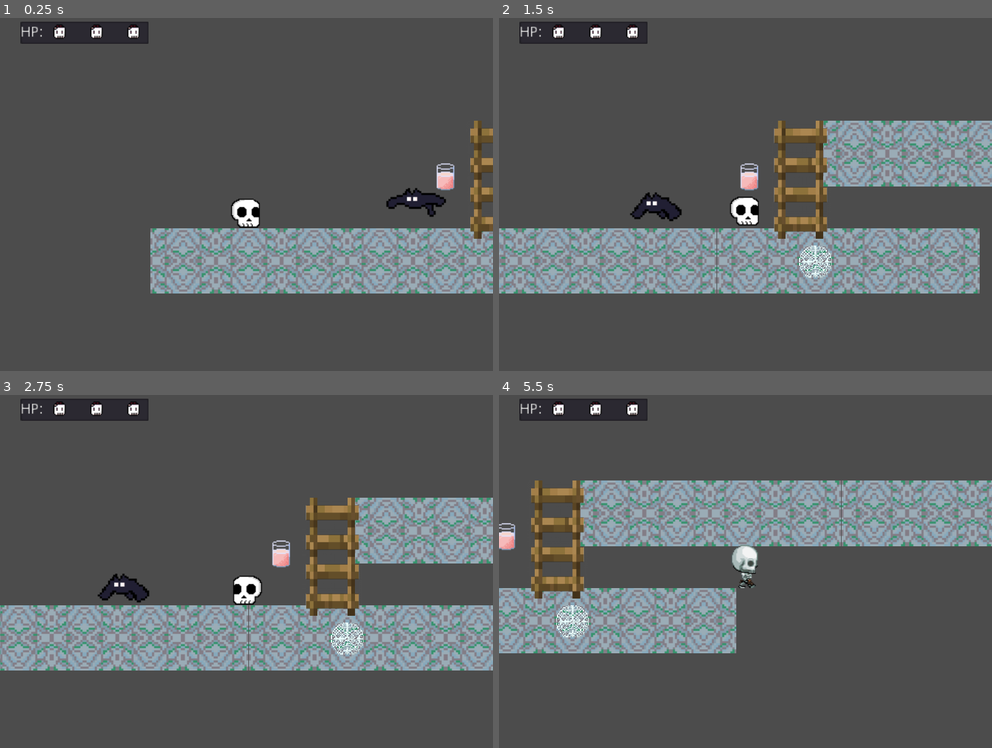
Above: before the commit, frames 1-4 (two rows, left to right).
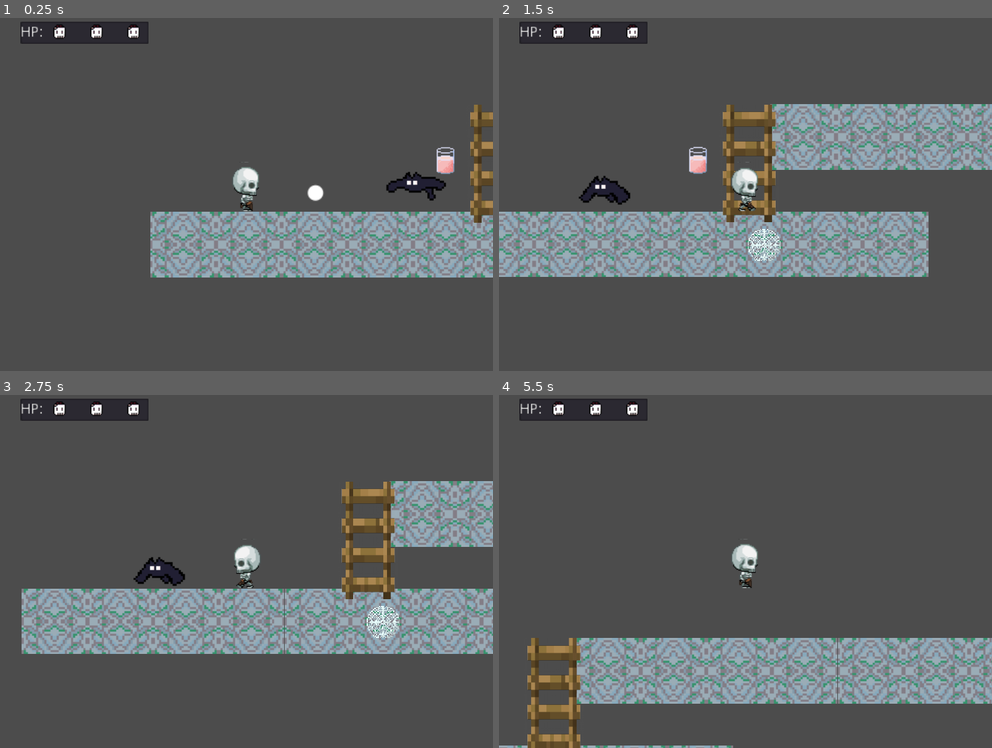
Above: after the commit, the same moments.

Repository: SpookyBois-UTD/Untitled-Skeleton-Game
Game: Godot game, scene res://Scenes/Test.tscn
The game is run twice, just before and just after one commit, with the same random seed, the same clock (stepped at 60 frames per second) and the same inputs.
Inputs:
- Up to frame 1 (0.25 s): no input
- Up to frame 2 (1.5 s): hold Shift (player_run) 0.53-1.28 s; hold D (player_right) from 0.53 s (still down); tap Space (player_jump) at 0.77 s; tap E (player_use) at 1.35 s
- Up to frame 3 (2.75 s): tap Space (player_jump) at 1.52 s; release D (player_right) at 2.03 s; hold A (player_left) from 2.03 s (still down); hold Shift (player_run) from 2.03 s (still down)
- Up to frame 4 (5.5 s): release A (player_left) at 2.78 s; release Shift (player_run) at 2.78 s; hold D (player_right) 2.78-4.28 s; tap E (player_use) at 2.85, 4.35 s; tap Space (player_jump) at 3.02, 3.77, 4.52 s; hold Shift (player_run) 3.53-4.28 s; tap ` (debug_level_up) at 4.15 s; hold A (player_left) 4.28-5.03 s; hold D (player_right) from 5.03 s (still down); hold Shift (player_run) from 5.03 s (still down)

The runs differ from the first frame. In frame 1, 15% of the frame differs, in the area x 30-100%, y 24-79%; in frame 2, 29%; in frame 3, 26%; in frame 4, 43%, in the area x 0-100%, y 24-100%.
Error after the commit: Attempt to call function 'connect' in base 'null instance' on a null instance. (res://Scripts/SkeletonOneArm.gd:32)

Commit message:
Added a bone item and the ability to change skeletons once a bone it acquired.

Diff:
--- /dev/null
+++ b/Scenes/Bone.gd
@@ -0,0 +1,23 @@
+extends Area2D
+
+
+# Declare member variables here. Examples:
+# var a = 2
+# var b = "text"
+signal bone_collected
+
+
+# Called when the node enters the scene tree for the first time.
+func _ready():
+	pass # Replace with function body.
+
+
+# Called every frame. 'delta' is the elapsed time since the previous frame.
+#func _process(delta):
+#	pass
+
+
+func _on_Area2D_body_entered(body):
+	if(body.get_collision_layer_bit(1)):
+		emit_signal("bone_collected")
+		queue_free()
--- /dev/null
+++ b/Scenes/Bone.tscn
@@ -0,0 +1,18 @@
+[gd_scene load_steps=4 format=2]
+
+[ext_resource path="res://Sprites/BonePlaceholder.png" type="Texture" id=1]
+[ext_resource path="res://Scenes/Bone.gd" type="Script" id=2]
+
+[sub_resource type="RectangleShape2D" id=1]
+
+[node name="Bone" type="Area2D"]
+collision_layer = 8
+collision_mask = 2
+script = ExtResource( 2 )
+
+[node name="Sprite" type="Sprite" parent="."]
+texture = ExtResource( 1 )
+
+[node name="CollisionShape2D" type="CollisionShape2D" parent="."]
+shape = SubResource( 1 )
+[connection signal="body_entered" from="." to="." method="_on_Area2D_body_entered"]
--- a/Scenes/Test.tscn
+++ b/Scenes/Test.tscn
@@ -7,6 +7,7 @@
 [ext_resource path="res://Scenes/GUI.tscn" type="PackedScene" id=5]
 [ext_resource path="res://Scenes/Player.tscn" type="PackedScene" id=6]
 [ext_resource path="res://Sprites/Stuff.png" type="Texture" id=7]
+[ext_resource path="res://Scenes/Bone.tscn" type="PackedScene" id=8]
 
 [node name="Test" type="Node2D"]
 position = Vector2( 226.697, 237.488 )
@@ -71,6 +72,7 @@
 
 [node name="Player" parent="." instance=ExtResource( 6 )]
 position = Vector2( -194.255, -64.0665 )
+status = 1
 
 [node name="Sprite2" type="Sprite" parent="."]
 position = Vector2( 64, 0 )
@@ -78,4 +80,7 @@
 region_enabled = true
 region_rect = Rect2( 401, 165, 32, 32 )
 
+[node name="Bone" parent="." instance=ExtResource( 8 )]
+position = Vector2( -126.81, -50.7238 )
+
 [editable path="GUI"]
--- a/Scripts/Player.gd
+++ b/Scripts/Player.gd
@@ -48,9 +48,9 @@
 
 func get_input():
 	if Input.is_action_just_pressed("debug_level_up"):
-		aquire_bone()
+		acquire_bone()
 
-func aquire_bone():
+func acquire_bone():
 	if(status == limbs.HEAD):
 			player_pos = get_child(0).get_global_position()
 			scene = load("res://Scenes/SkeletonOneLeg.tscn")
--- a/Scripts/SkeletonHead.gd
+++ b/Scripts/SkeletonHead.gd
@@ -15,6 +15,8 @@
 
 # Called when the node enters the scene tree for the first time.
 func _ready():
+	var boneNode = get_tree().get_root().find_node("Bone", true, false)
+	boneNode.connect("bone_collected", self, "collected_bone")
 	$Timer.set_paused(true)
 	$Timer.set_wait_time(invincibility_frames)
 	$AnimationPlayer.set_current_animation("Hopping")
@@ -73,6 +75,8 @@
 	$Sprite.set_visible(true)
 	set_collision_layer_bit(1, true)
 
+func collected_bone():
+	get_parent().acquire_bone()
 
 
 func _on_GUI_restart_level():
--- a/Scripts/SkeletonOneLeg.gd
+++ b/Scripts/SkeletonOneLeg.gd
@@ -28,6 +28,8 @@
 
 # Called when the node enters the scene tree for the first time.
 func _ready():
+	var boneNode = get_tree().get_root().find_node("Bone", true, false)
+	boneNode.connect("bone_collected", self, "collected_bone")
 	_gravity = gravity
 	$Timer.set_paused(true)
 	$Timer.set_wait_time(invincibility_frames)
@@ -130,7 +132,8 @@
 	velocity = move_and_slide(velocity, Vector2.UP)
 
 
-
+func collected_bone():
+	get_parent().acquire_bone()
 
 #Resets collision and sprite visibility when invincibility frames end.
 func _on_Timer_timeout():
Not shown: 1 places in Scenes/Test.tscn that only renumber resources
Binary file added: Sprites/BonePlaceholder.png
Not shown, added: Sprites/BonePlaceholder.png.import
